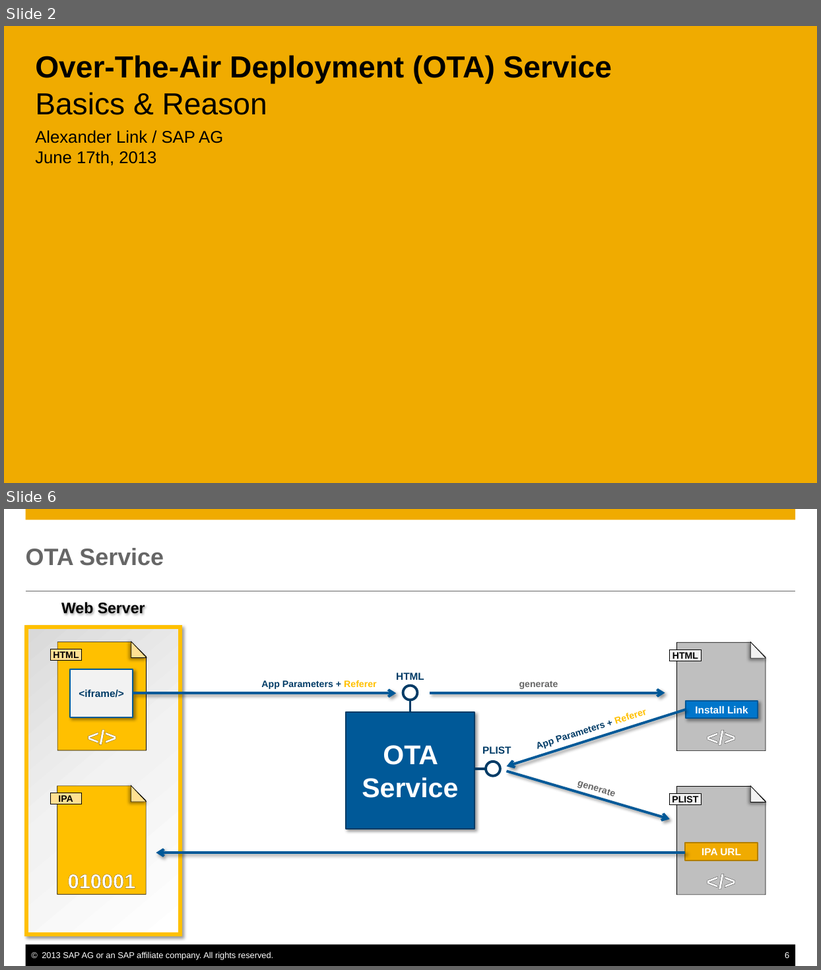
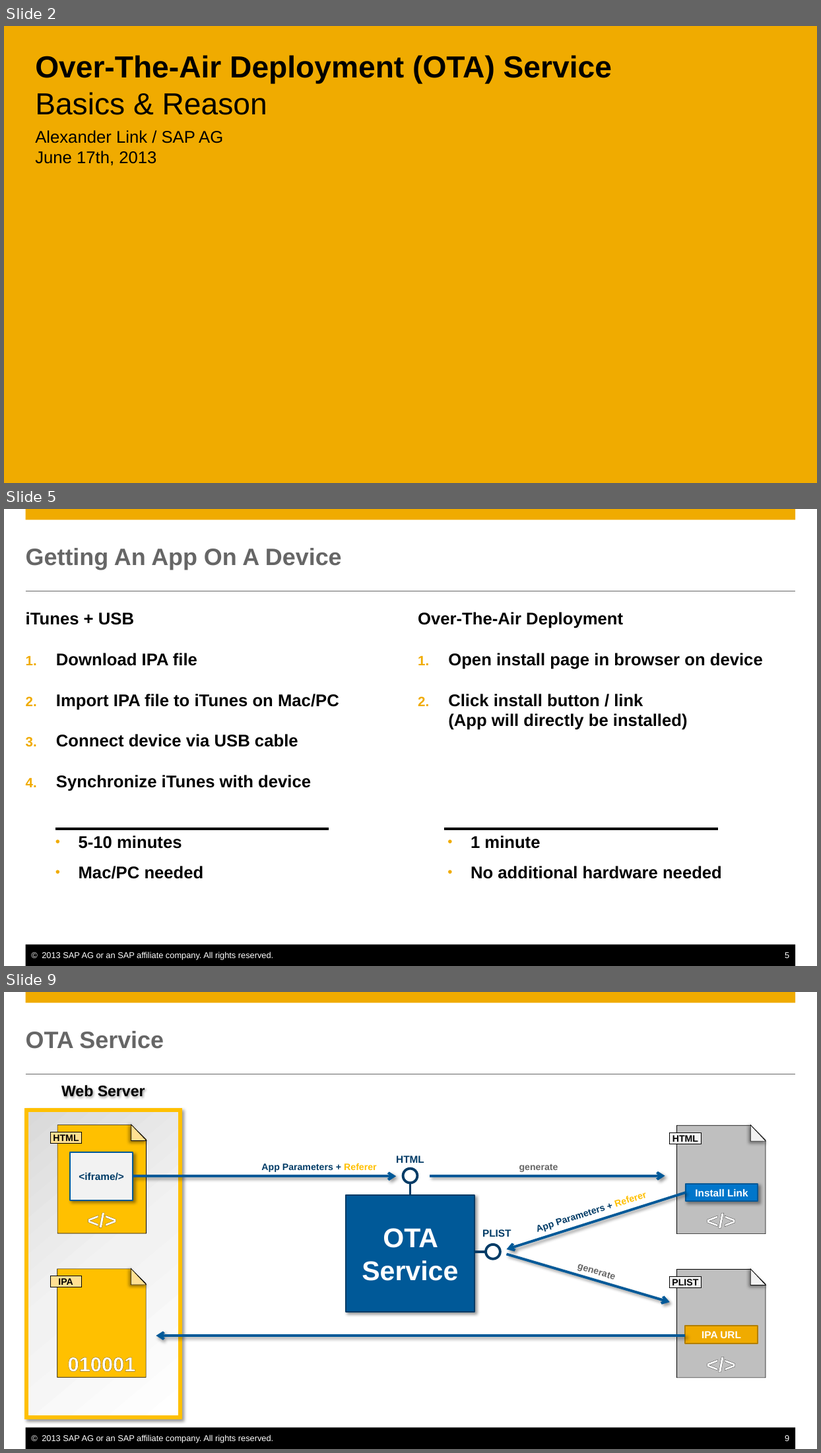
Before and after one commit to marcusholl/OTAService, a slide deck: docs/OTAService.pptx. Shown one above the other, each under a label of ours: slides 2 and 6 before the commit, slides 2, 5 and 9 after it; the slides between them are not shown. The pictures are 821x970 and 821x1453 pixels, drawn with LibreOffice and Linux fonts; fonts in the diff are those of the drawing; background and template pictures are left out. Boxes give left, top, right and bottom in pixels: in the first picture for what was removed or moved away, otherwise in the second. Text is boxed around its words. In the diff, an @@ line names an element or a change of style, - is before the commit and + after.

```diff
--- a/docs/OTAService.pptx
+++ b/docs/OTAService.pptx
@@ slide 5 added at box(4, 509, 817, 966), background #FFFFFF; not listed: 5 template elements that a slide beside it also shows @@
@@ title added at box(26, 548, 342, 570), 28 pt, text #666666, bold @@
+Getting An App On A Device
@@ text added at box(26, 612, 339, 879), 20 pt, text #000000, bold @@
+iTunes + USB
+1. Download IPA file
+2. Import IPA file to iTunes on Mac/PC
+3. Connect device via USB cable
+4. Synchronize iTunes with device
+• 5-10 minutes
+• Mac/PC needed
@@ text added at box(418, 612, 763, 879), 20 pt, text #000000, bold @@
+Over-The-Air Deployment
+1. Open install page in browser on device
+2. Click install button / link
+   (App will directly be installed)
+• 1 minute
+• No additional hardware needed
@@ line added from (55, 829) to (329, 829), #000000 3.25 pt @@
@@ line added from (444, 829) to (717, 829), #000000 3.25 pt @@
@@ what was slide 6 is now slide 9 @@
@@ page number at box(785, 1436, 789, 1441): text changed @@
-6
+9
```
Also in this commit, not shown: 3 slides changed, 3 other slides added, 1 slide removed.
